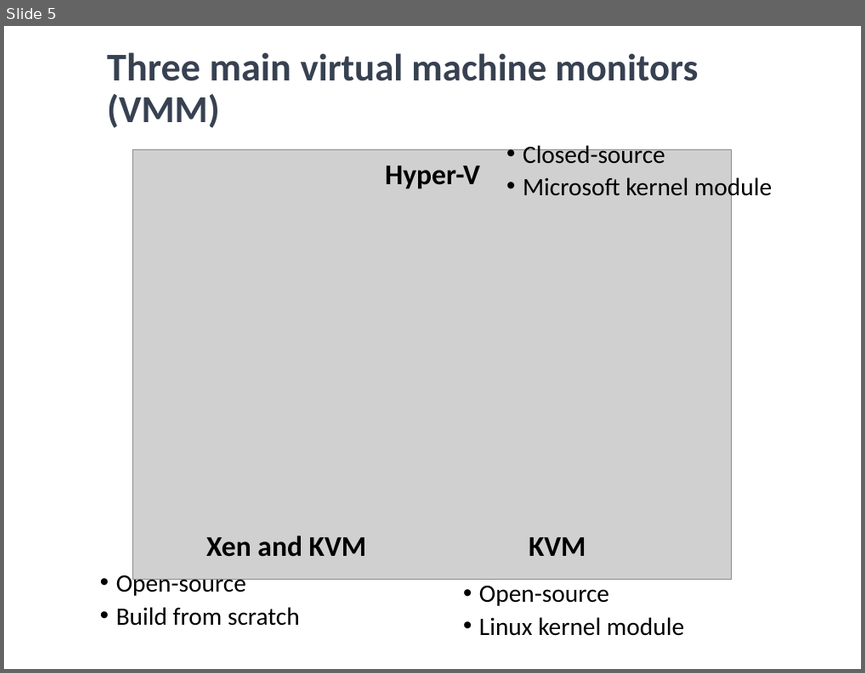
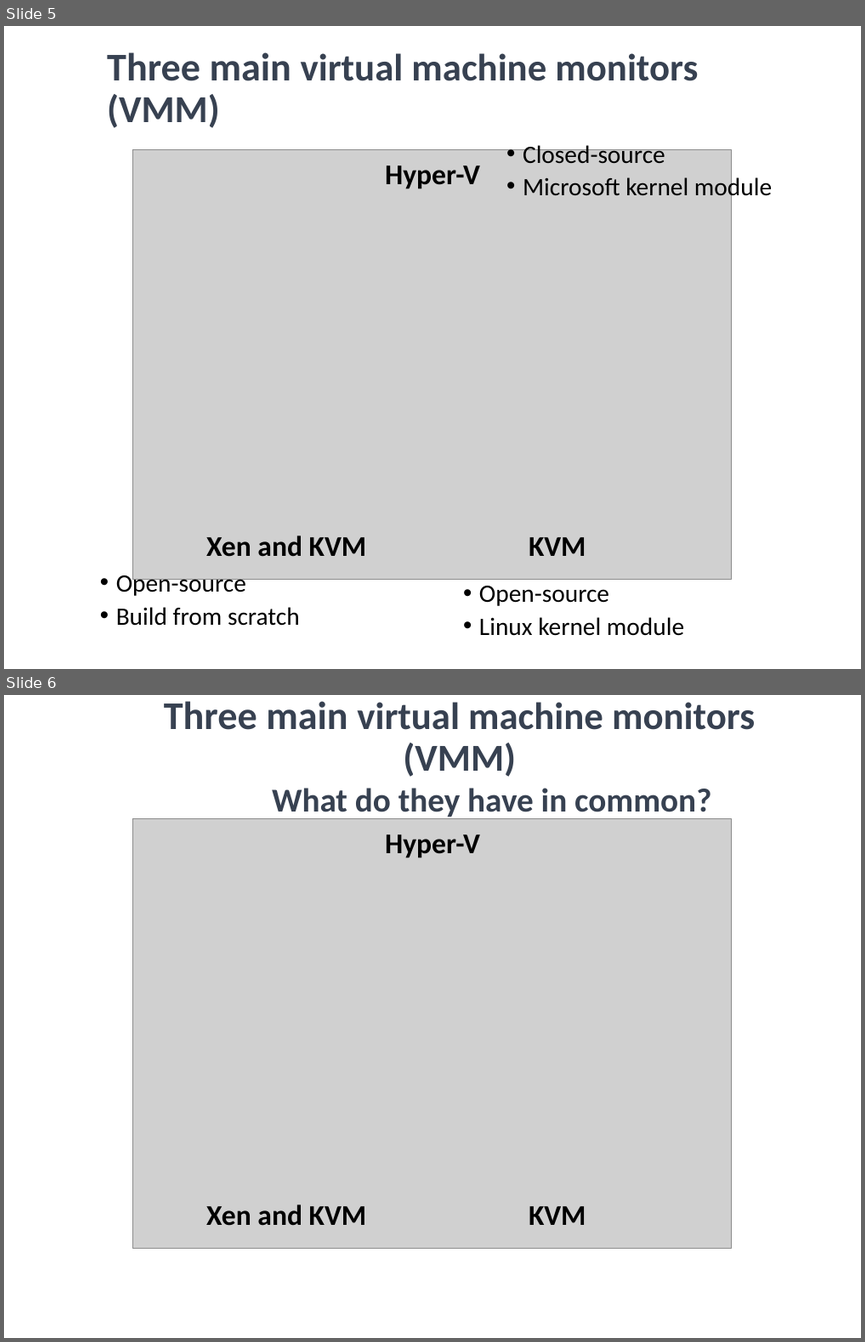
Before and after one commit to zhangzhics/CITS5503_Sem2, a slide deck: Lectures2024/CITS5503CloudComputingIntro_week1.pptx. Shown one above the other, each under a label of ours: slide 5 before the commit, slides 5 and 6 after it. The pictures are 865x673 and 865x1342 pixels, drawn with LibreOffice and Linux fonts; fonts in the diff are those of the drawing; grey boxes stand for pictures. Boxes give left, top, right and bottom in pixels: in the first picture for what was removed or moved away, otherwise in the second. Text is boxed around its words. In the diff, an @@ line names an element or a change of style, - is before the commit and + after.

```diff
--- a/Lectures2024/CITS5503CloudComputingIntro_week1.pptx
+++ b/Lectures2024/CITS5503CloudComputingIntro_week1.pptx
@@ slide 6 added at (4, 695, 861, 1338), background #FFFFFF @@
@@ title added at (164, 701, 755, 821), 32 pt, text #374151, bold @@
+Three main virtual machine monitors (VMM)
+What do they have in common?
@@ picture added at (133, 819, 732, 1248) @@
@@ text added at (385, 834, 480, 858), 24 pt, text #000000, bold @@
+Hyper-V
@@ text added at (206, 1204, 367, 1225), 24 pt, text #000000, bold @@
+Xen and KVM
@@ text added at (528, 1206, 586, 1225), 24 pt, text #000000, bold @@
+KVM
```
Also in this commit, not shown: 7 slides changed, 1 other slide added, 1 slide removed.
